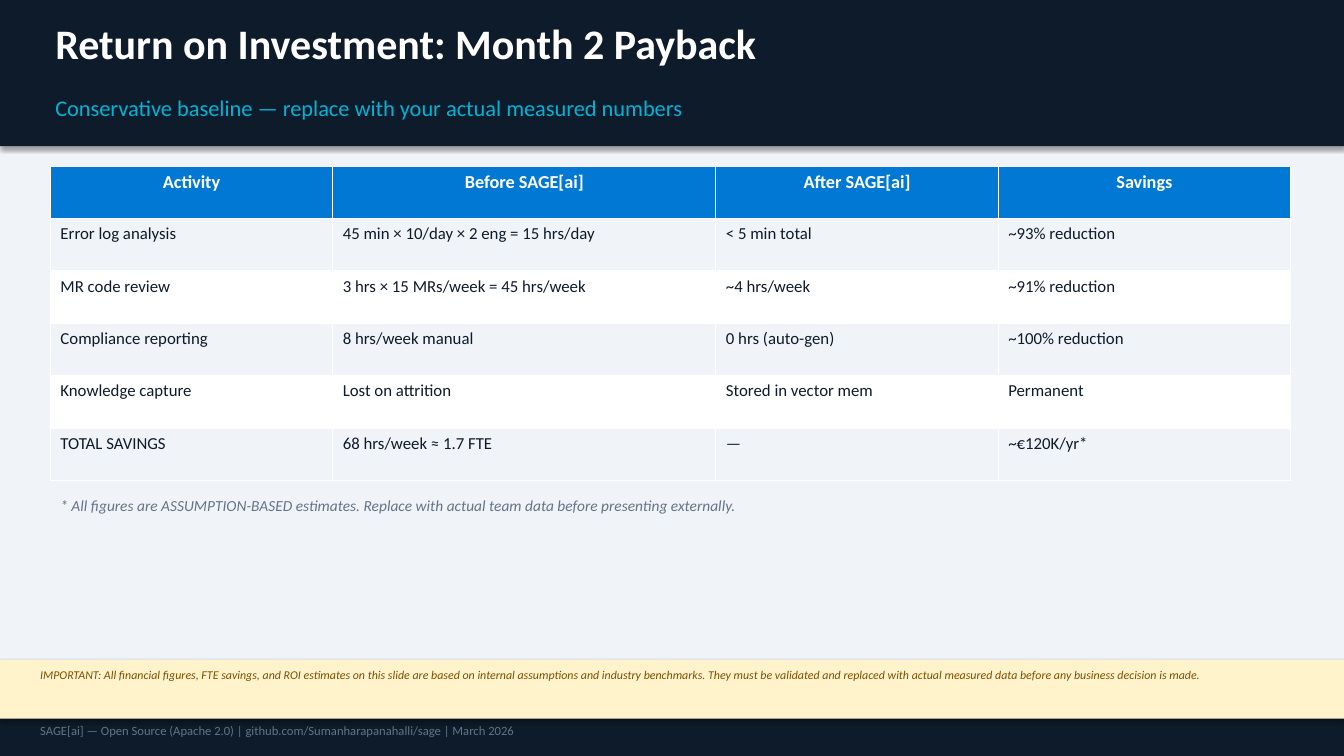
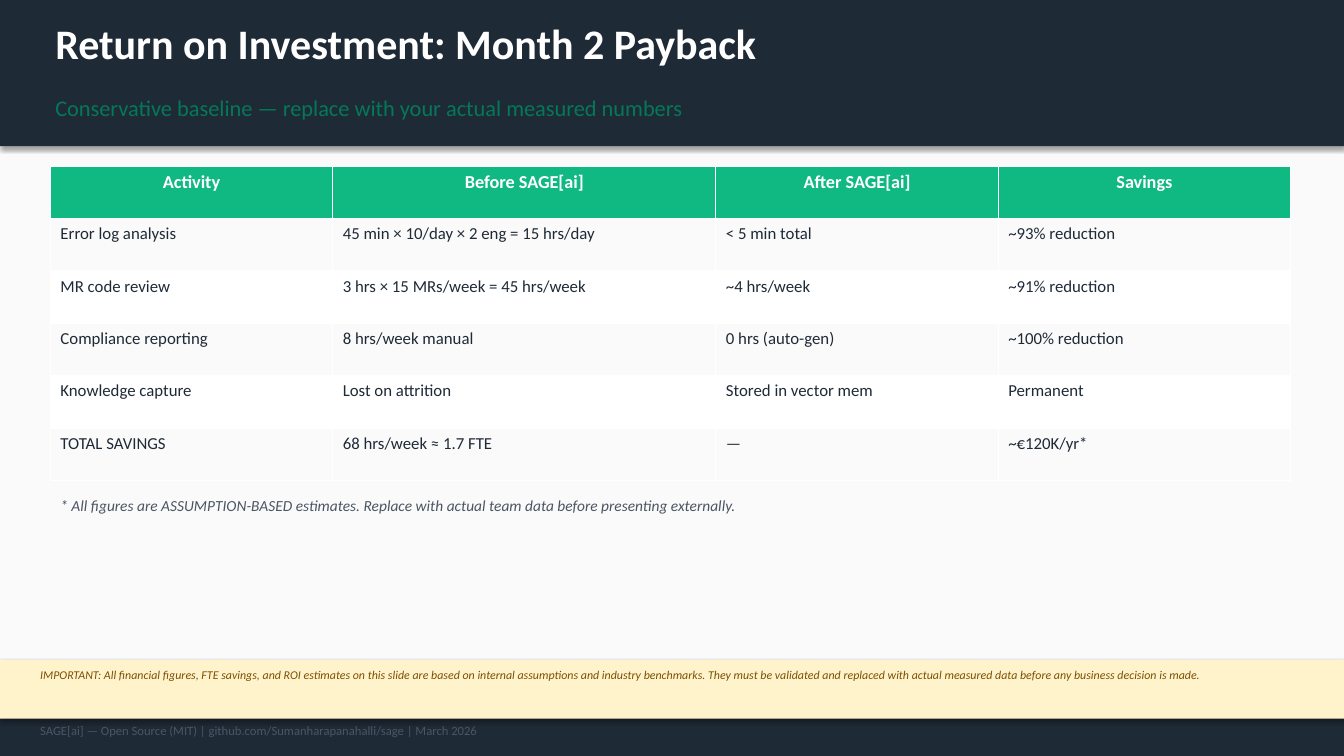
Before and after one commit to Sumanharapanahalli/SAGE, a slide deck: slide 6 of docs/SageAI_Business_Case.pptx. Drawn at 1344x756 pixels with LibreOffice and Linux fonts; fonts in the diff are those of the drawing. Boxes give left, top, right and bottom in pixels: in the first picture for what was removed or moved away, otherwise in the second. Text is boxed around its words. In the diff, an @@ line names an element or a change of style, - is before the commit and + after.

```diff
--- a/docs/SageAI_Business_Case.pptx
+++ b/docs/SageAI_Business_Case.pptx
@@ background #F0F4F8 to #FAFAFA @@
@@ rectangle at <box>0,0,1344,146</box>: fill #0D1B2A to #1F2A37 @@
@@ text "Conservative baseline — replace with ..." at <box>55,100,682,120</box>: text colour #00B4D8 to #047857 @@
@@ table at <box>50,166,1291,481</box> @@
@@ fill #0078D4 to #10B981 in row 1 @@
@@ fill #F0F4F8 to #FAFAFA in 12 cells @@
@@ text colour #0D1B2A to #1F2A37 in "Error log analysis", "45 min × 10/day × 2 eng ...", "< 5 min total", "~93% reduction" and 16 more places @@
@@ text "* All figures are ASSUMPTION-BASED ..." at <box>71,500,735,514</box>: text colour #647487 to #4B5563 @@
@@ rectangle at <box>0,716,1344,756</box>: fill #0D1B2A to #1F2A37 @@
@@ text at <box>40,726,477,735</box>: text changed; text colour #647487 to #4B5563 @@
-SAGE[ai] — Open Source (Apache 2.0) | github.com/Sumanharapanahalli/sage | March 2026
+SAGE[ai] — Open Source (MIT) | github.com/Sumanharapanahalli/sage | March 2026
```
Also in this commit, not shown: 12 other slides changed, 1 slide removed, 8 other files.
